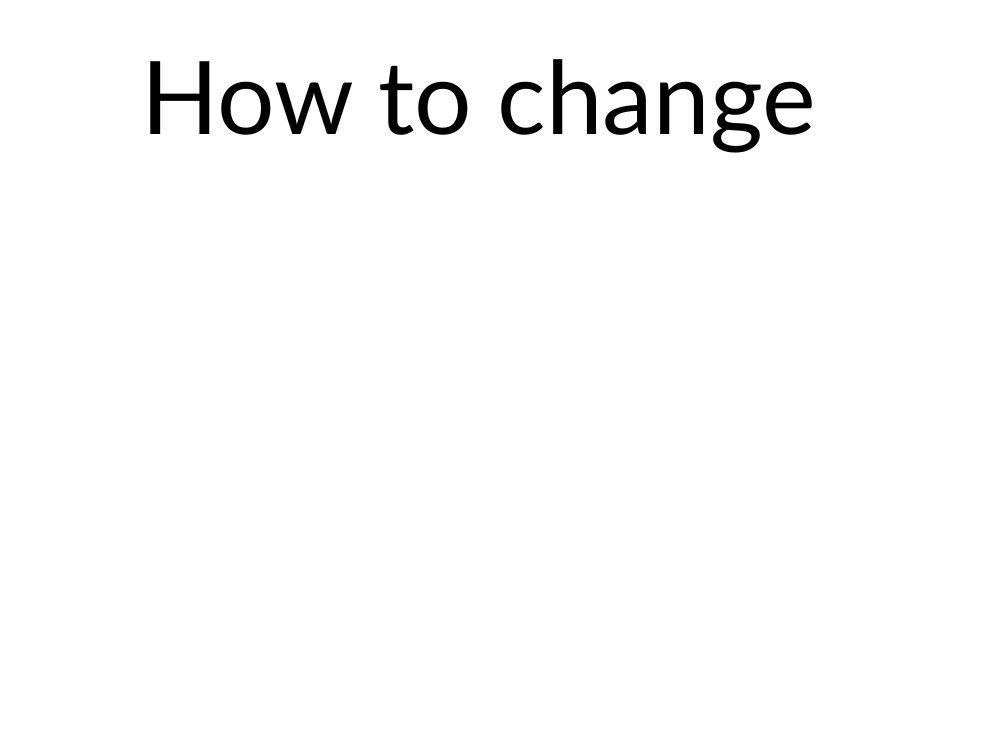
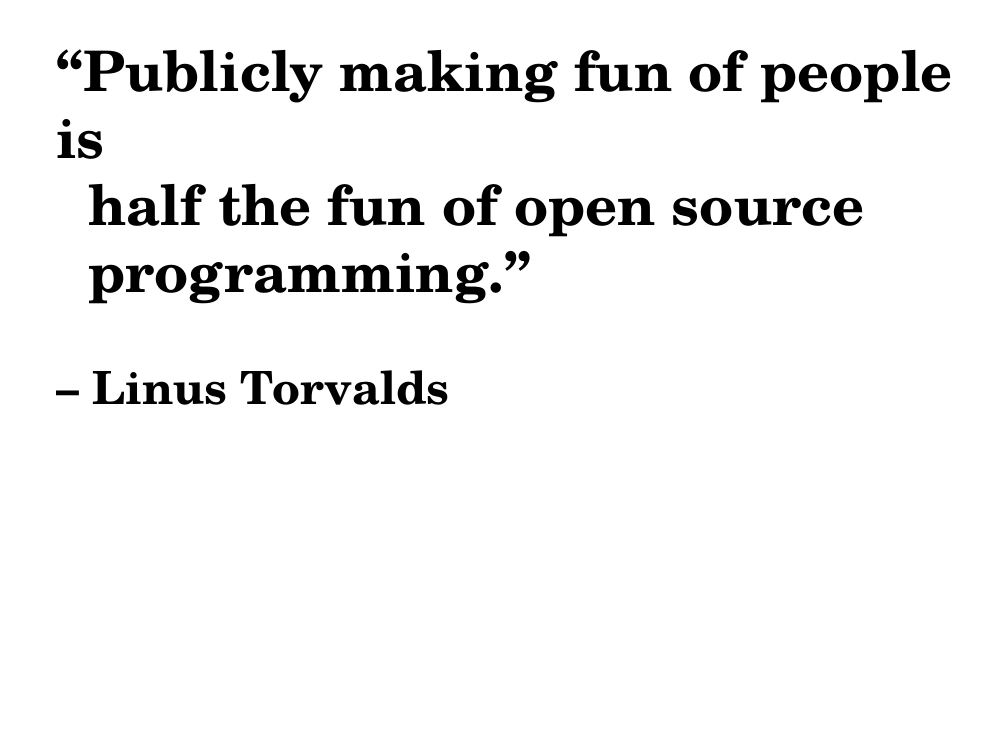
Before and after one commit to gregkh/presentation-linux-maintainer, a slide deck: slide 5 of maintainer.odp (slide 26 before the commit). Drawn at 1008x756 pixels with LibreOffice and Linux fonts; fonts in the diff are those of the drawing. Boxes give left, top, right and bottom in pixels: in the first picture for what was removed or moved away, otherwise in the second. Text is boxed around its words. In the diff, an @@ line names an element or a change of style, - is before the commit and + after.

Commit message:
add proper Linus quote

```diff
--- a/maintainer.odp
+++ b/maintainer.odp
@@ text added at <box>56,49,952,405</box>, 44 pt, text #000000, bold @@
+“Publicly making fun of people is
+half the fun of open source
+programming.”
+– Linus Torvalds
@@ text removed at <box>142,59,816,153</box> @@
-How to change
```
Also in this commit, not shown: 2 slides added, 27 slides removed, 1 other file.
